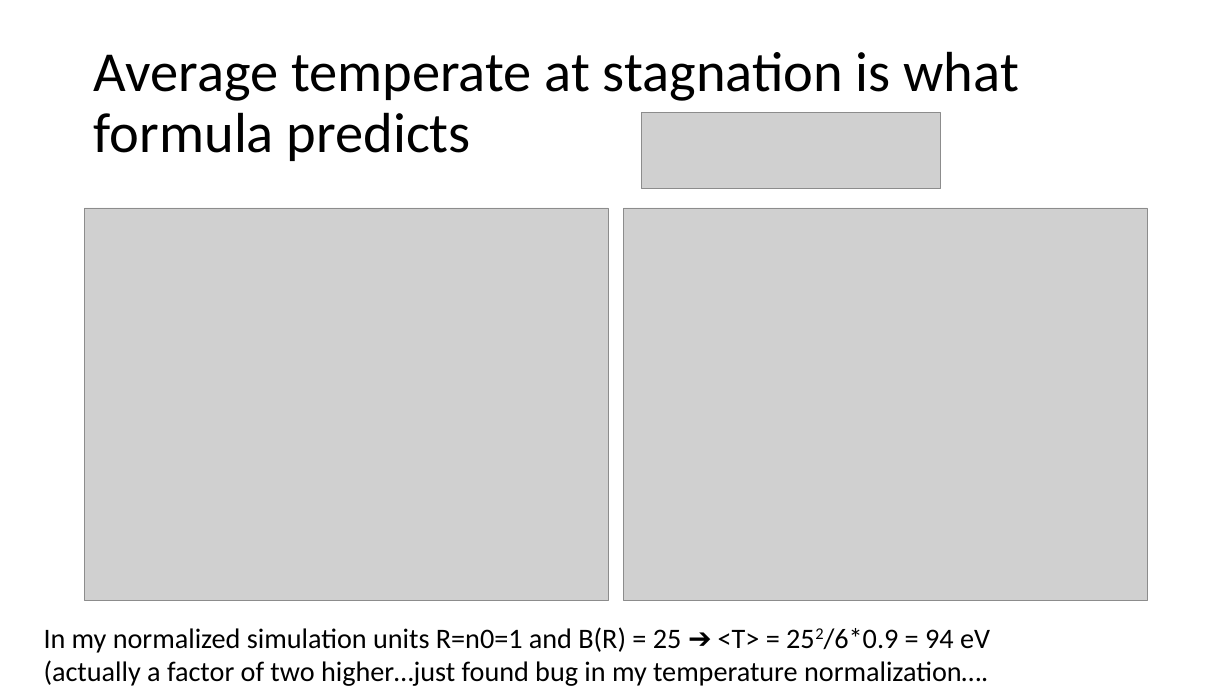
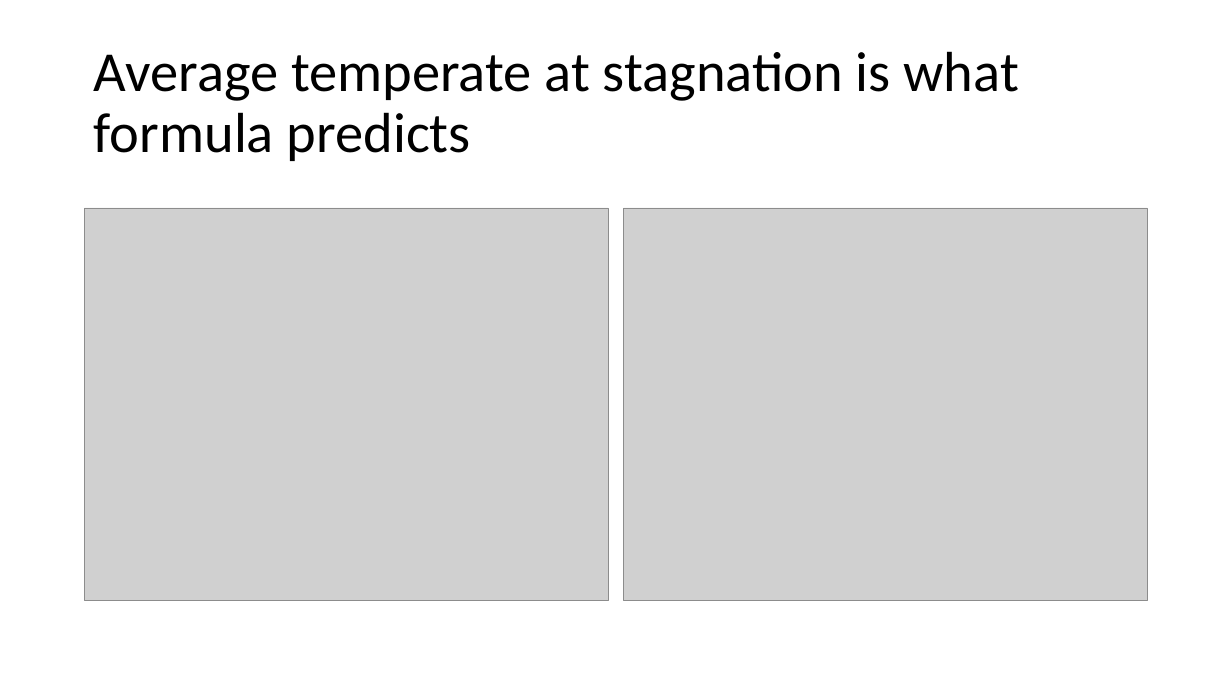
Before and after one commit to JustinRayAngus/MHDmpi, a slide deck: slide 18 of presentations/1DmhdShocks.pptx (slide 17 before the commit). Drawn at 1232x693 pixels with LibreOffice and Linux fonts; fonts in the diff are those of the drawing; grey boxes stand for pictures. Boxes give left, top, right and bottom in pixels: in the first picture for what was removed or moved away, otherwise in the second. Text is boxed around its words. In the diff, an @@ line names an element or a change of style, - is before the commit and + after.

```diff
--- a/presentations/1DmhdShocks.pptx
+++ b/presentations/1DmhdShocks.pptx
@@ picture removed at box(641, 112, 941, 189) @@
@@ text removed at box(44, 627, 990, 686) @@
-In my normalized simulation units R=n0=1 and B(R) = 25 ➔ <T> = 252/6*0.9 = 94 eV
-(actually a factor of two higher…just found bug in my temperature normalization….
```
Also in this commit, not shown: 11 other slides changed, 4 slides added, 29 other files.
